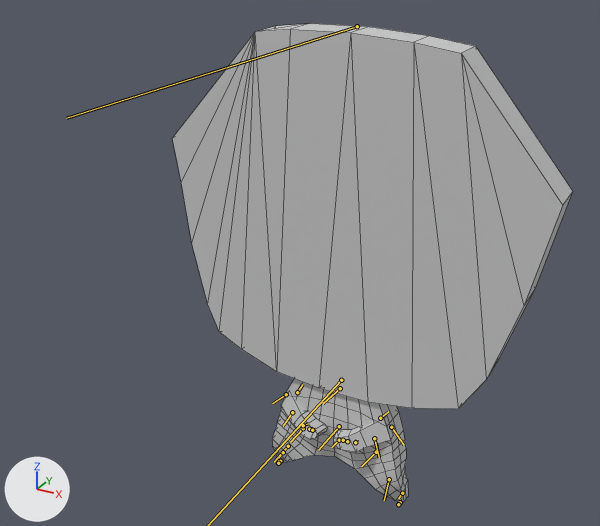
What one commit did to the FBX model Assets/Models/Mirror/Mirror智者/M智者attack.FBX.
Rendered twice from a 50 mm camera at (3.3, -6.93, 6.05) aimed at (0.13, -1.17, 3.17). The lights are fixed; the arrows at lower left show +X, +Y and +Z. Both versions are drawn at frame 10 of the action 'Take 001'; the numbers are the values there. The bones that bend it are drawn over the model as lines. Mesh edges are drawn as thin lines.

In view in the first picture: 'Mirror02'.
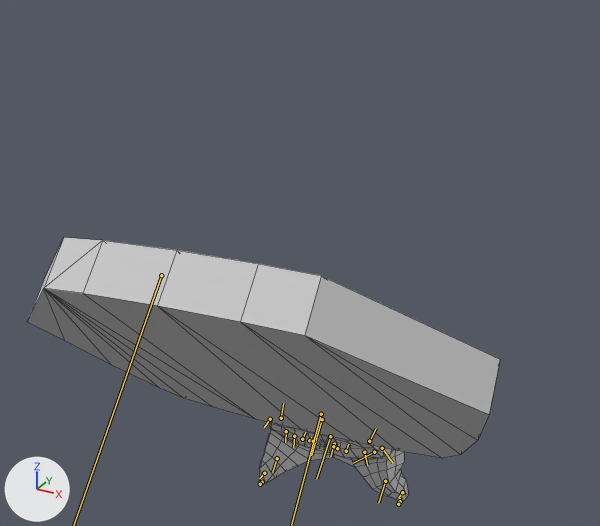
Changed parts and their boxes (x1, y1, x2, y2) in the pictures (600 x 526 px):
'Mirror02', posed (18% wider, 45% shorter): before (172, 24, 573, 502); after (27, 237, 500, 501)
bone 'Bip001 Pelvis', root to tip: before (339, 440) to (331, 447); after (334, 444) to (330, 457)
bone 'Bip001 Spine', root to tip: before (339, 426) to (318, 450); after (330, 436) to (316, 479)
bone 'Bip001 L Thigh', root to tip: before (376, 452) to (361, 466); after (374, 452) to (353, 463)
bone 'Bip001 L Calf', root to tip: before (389, 479) to (384, 500); after (385, 481) to (378, 503)
bone 'Bip001 R Thigh', root to tip: before (303, 428) to (290, 442); after (294, 436) to (293, 447)
bone 'Bip001 R Calf', root to tip: before (288, 446) to (274, 462); after (277, 458) to (272, 472)
bone 'Bip001 R Foot', root to tip: before (283, 452) to (278, 457); after (264, 473) to (259, 478)
bone 'Bip001 Neck', root to tip: before (340, 388) to (323, 403); after (322, 419) to (311, 455)
bone 'Bip001 L Clavicle', root to tip: before (380, 418) to (388, 411); after (369, 441) to (376, 428)
bone 'Bip001 L UpperArm', root to tip: before (391, 427) to (403, 444); after (382, 448) to (392, 462)
bone 'Bip001 R Clavicle', root to tip: before (297, 392) to (302, 384); after (281, 418) to (283, 403)
bone 'Bip001 R UpperArm', root to tip: before (286, 394) to (272, 403); after (270, 419) to (264, 427)

What the commit changed:
Object 'Bip001' (bone_rig_object) moves from (0.0, -0.03, 0.57) to (-0.03, -0.09, 0.55).
Object 'Bip001' (bone_rig_object) turns from (0, 0, -90) to (2, 31, -87) degrees about its own x, y and z.
Bone 'Bip001 Pelvis' (bone_bip001_pelvis) turns from (0, 0, -4) to (10, -7, -15) degrees about its own x, y and z.
Bone 'Bip001 Spine' (bone_bip001_spine) moves from (0.0, 0.01, 0.0) to (-0.01, 0.04, -0.03).
Bone 'Bip001 Spine' (bone_bip001_spine) turns from (0, 0, 4) to (-5, 6, 18) degrees about its own x, y and z.
Bone 'Bip001 L Thigh' (bone_bip001_l_thigh) moves from (0.0, 0.0, 0.0) to (0.05, -0.03, 0.02).
Bone 'Bip001 L Thigh' (bone_bip001_l_thigh) turns from (-1, 4, 9) to (6, 14, 49) degrees about its own x, y and z.
Bone 'Bip001 L Calf' (bone_bip001_l_calf) turns from (0, 0, -30) to (0, 0, -43) degrees about its own x, y and z.
Bone 'Bip001 R Thigh' (bone_bip001_r_thigh) moves from (0.0, 0.0, 0.0) to (-0.06, 0.05, 0.01).
Bone 'Bip001 R Thigh' (bone_bip001_r_thigh) turns from (0, -4, 10) to (3, -14, 56) degrees about its own x, y and z.
Bone 'Bip001 R Calf' (bone_bip001_r_calf) turns from (0, 0, -31) to (0, 0, -16) degrees about its own x, y and z.
Bone 'Bip001 R Foot' (bone_bip001_r_foot) turns from (-22, 10, 15) to (6, 6, -8) degrees about its own x, y and z.
Bone 'Bip001 Neck' (bone_bip001_neck) turns from (0, 0, -5) to (0, 0, 7) degrees about its own x, y and z.
Bone 'Bip001 L Clavicle' (bone_bip001_l_clavicle) moves from (0.0, 0.01, 0.0) to (0.0, -0.02, 0.01).
Bone 'Bip001 L Clavicle' (bone_bip001_l_clavicle) turns from (4, 1, 2) to (-6, -1, -2) degrees about its own x, y and z.
Bone 'Bip001 L UpperArm' (bone_bip001_l_upperarm) turns from (-1, -11, 14) to (5, -1, -3) degrees about its own x, y and z.
Bone 'Bip001 R Clavicle' (bone_bip001_r_clavicle) moves from (0.01, 0.02, -0.07) to (0.01, -0.02, -0.08).
Bone 'Bip001 R Clavicle' (bone_bip001_r_clavicle) turns from (-4, -1, 2) to (6, 1, -2) degrees about its own x, y and z.
Bone 'Bip001 R UpperArm' (bone_bip001_r_upperarm) turns from (-1, 8, 15) to (-2, -1, -3) degrees about its own x, y and z.
Bone 'Bip001 Head' (bone_bip001_head) turns from (1, -1, 5) to (1, 3, 3) degrees about its own x, y and z.
